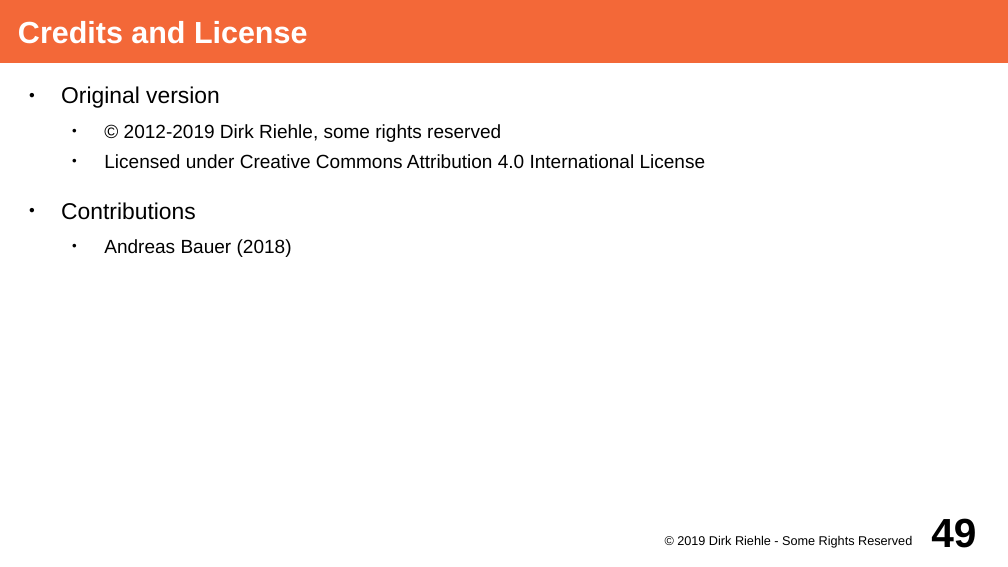
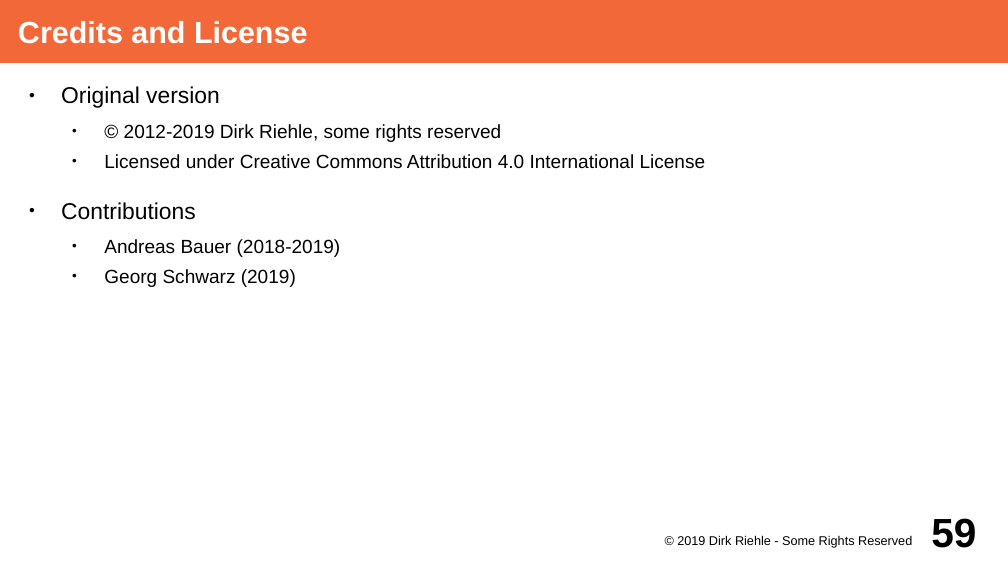
Before and after one commit to dirkriehle/adap-course, a slide deck: slide 59 of Lecture Slides/ADAP A02 - Course Schedule.odp (slide 49 before the commit). Drawn at 1008x567 pixels with LibreOffice and Linux fonts; fonts in the diff are those of the drawing. Boxes give left, top, right and bottom in pixels: in the first picture for what was removed or moved away, otherwise in the second. Text is boxed around its words. In the diff, an @@ line names an element or a change of style, - is before the commit and + after.

```diff
--- a/Lecture Slides/ADAP A02 - Course Schedule.odp
+++ b/Lecture Slides/ADAP A02 - Course Schedule.odp
@@ text at (104, 239, 341, 287): text changed @@
-  ● Andreas Bauer (2018)
+  ● Andreas Bauer (2018-2019)
+  ● Georg Schwarz (2019)
@@ page number at (931, 518, 976, 548): text changed @@
-49
+59
```
Also in this commit, not shown: 34 other slides changed, 10 slides added, 7 other files.
